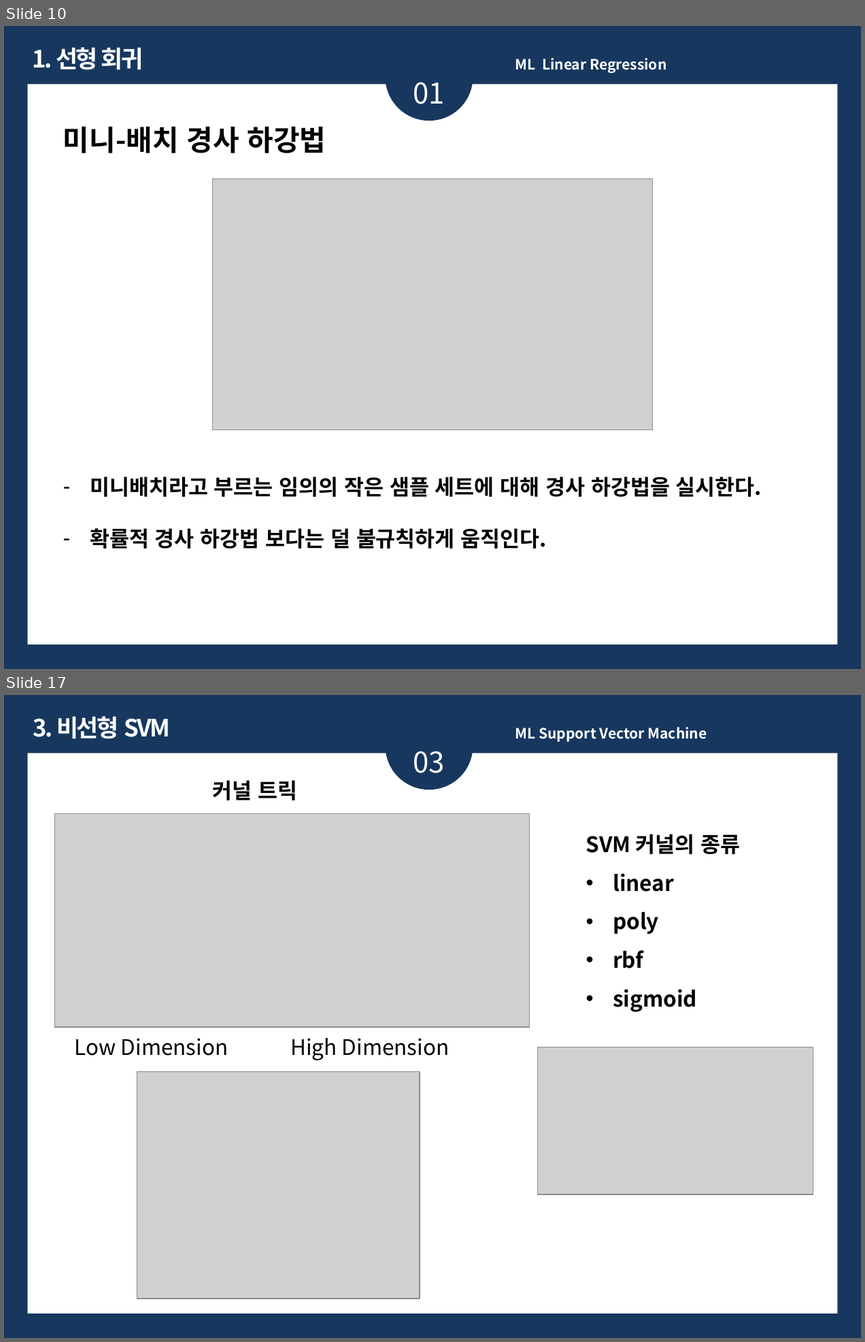
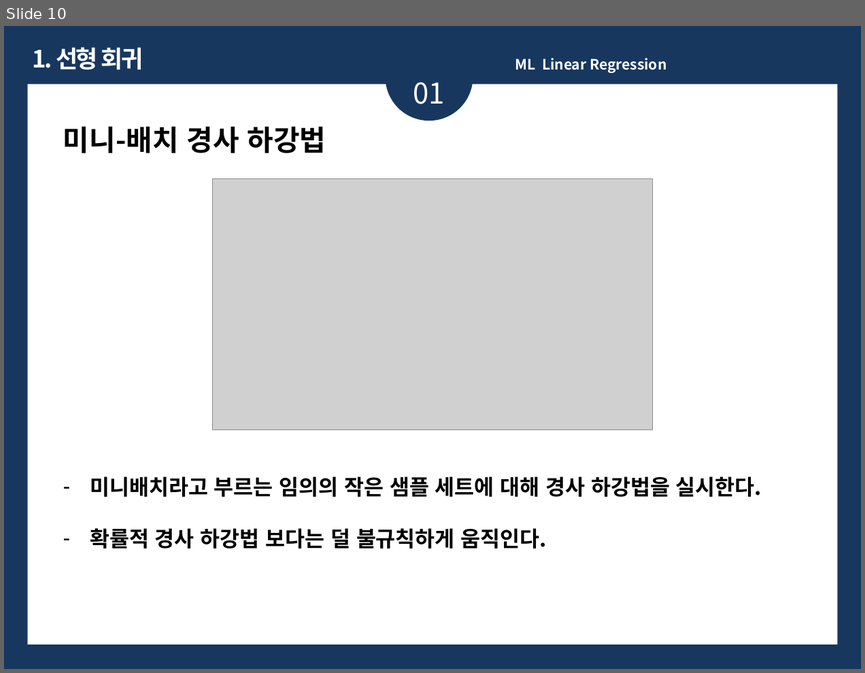
Before and after one commit to ykykyk112/machine_learning, a slide deck: sklearn_exercise/Linear_Regression_Review.pptx. Shown one above the other, each under a label of ours: slides 10 and 17 before the commit, slide 10 after it; the slides between them are not shown. The pictures are 865x1342 and 865x673 pixels, drawn with LibreOffice and Linux fonts; fonts in the diff are those of the drawing; grey boxes stand for pictures. Boxes give left, top, right and bottom in pixels: in the first picture for what was removed or moved away, otherwise in the second. Text is boxed around its words. In the diff, an @@ line names an element or a change of style, - is before the commit and + after.

Commit message:
2021.02.08 Linear Regression Review File 추가
- Regularization
- Early Stopping
- Logistic Regression
- Softmax Regression

```diff
--- a/sklearn_exercise/Linear_Regression_Review.pptx
+++ b/sklearn_exercise/Linear_Regression_Review.pptx
@@ slide 17 removed at box(4, 695, 861, 1338), background #17375E @@
@@ ellipse removed at box(385, 702, 473, 790) @@
@@ text removed at box(33, 716, 170, 739) @@
-3. 비선형 SVM
@@ text removed at box(515, 727, 707, 742) @@
-ML Support Vector Machine
@@ rectangle removed at box(28, 753, 838, 1314) @@
@@ text removed at box(413, 751, 445, 773) @@
-03
@@ text removed at box(212, 780, 297, 800) @@
-커널 트릭
@@ picture removed at box(54, 814, 529, 1028) @@
@@ text removed at box(586, 834, 740, 1012) @@
-SVM 커널의 종류
-• linear
-• poly
-• rbf
-• sigmoid
@@ text removed at box(75, 1038, 449, 1060) @@
-Low Dimension High Dimension
@@ picture removed at box(538, 1047, 813, 1195) @@
@@ picture removed at box(137, 1071, 419, 1298) @@
```
Also in this commit, not shown: 4 slides changed, 7 slides added, 15 other slides removed.
